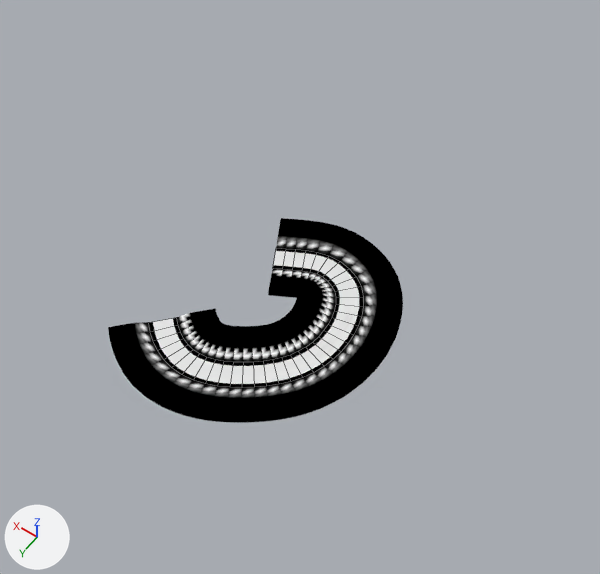
One commit to the Blender file SourceFiles/Models/Level.blend: the scene before it, then after it.
One viewpoint serves both versions: a camera (50 mm lens) standing at (-520.0, 751.0, 1289.0) and looking at (-12.0, 41.0, 172.0). Lighting does not change. The marker at lower left points along +X, +Y and +Z. Mesh edges are drawn as thin lines on the coarser meshes.

Names of what the first picture shows: 'land', 'water'.
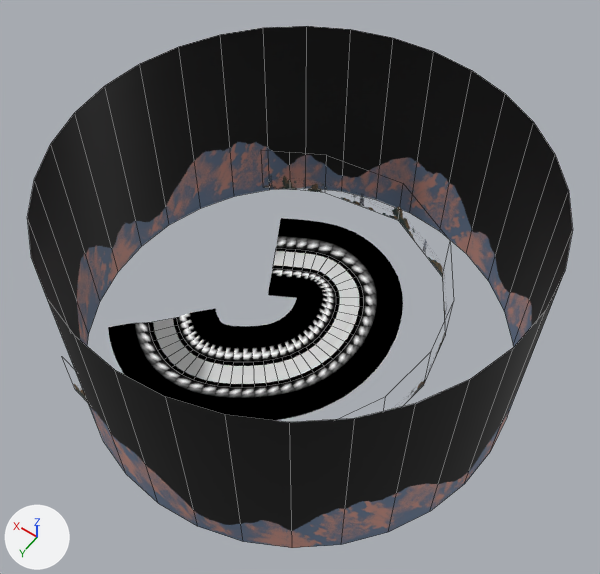
Boxes [x1, y1, x2, y2] around the edits, measured in the pictures (600 x 574 px):
```json
{"object": "mountains", "change": "added", "after": [27, 26, 573, 548], "on screen": "black"}
{"object": "skyline", "change": "added", "after": [73, 175, 448, 409]}
```

The change, as JSON lines over the scene's bpy script:
```json
{"op": "add", "block": "img_mountains_png", "code": ["img_mountains_png = load_image('mountains.png', '../../Assets/Textures/mountains.png', 2400, 1080, 'sRGB')"]}
{"op": "add", "block": "img_skyline_png", "code": ["img_skyline_png = load_image('skyline.png', '../../Assets/Textures/skyline.png', 2400, 1080, 'sRGB')"]}
{"op": "add", "block": "mat_mountains", "code": ["mat_mountains = principled_material('mountains')", "mat_mountains.texture = img_mountains_png"]}
{"op": "add", "block": "mat_skyline", "code": ["mat_skyline = principled_material('skyline')", "mat_skyline.texture = img_skyline_png  # with its transparency"]}
{"op": "add", "block": "me_cylinder", "code": ["me_cylinder = bpy.data.meshes.new('Cylinder')", "me_cylinder.from_pydata(...)  # 64 vertices, 32 faces; spans x -403.0..403.0, y -403.0..403.0, z -17.0..395.0", "me_cylinder.polygons.foreach_set('use_smooth', [True] * 32)", "me_cylinder.materials.append(mat_mountains)  # picture img_mountains_png"]}
{"op": "add", "block": "me_plane_002", "code": ["me_plane_002 = bpy.data.meshes.new('Plane.002')", "me_plane_002.from_pydata(...)  # 26 vertices, 12 faces; spans x -189.0, y -59.0..647.0, z 7.0..115.0", "me_plane_002.polygons.foreach_set('use_smooth', [True] * 12)", "me_plane_002.materials.append(mat_skyline)  # picture img_skyline_png"]}
{"op": "add", "block": "ob_mountains", "code": ["ob_mountains = bpy.data.objects.new('mountains', me_cylinder)", "ob_mountains.location = (0.0, 23.0, 0.0)"]}
{"op": "add", "block": "ob_skyline", "code": ["ob_skyline = bpy.data.objects.new('skyline', me_plane_002)", "ob_skyline.location = (0.0, 0.0, 0.0)", "_m = ob_skyline.modifiers.new('Curve', 'CURVE')", "_m.object = ob_béziercurve", "_m.deform_axis = 'POS_Y'"]}
```
